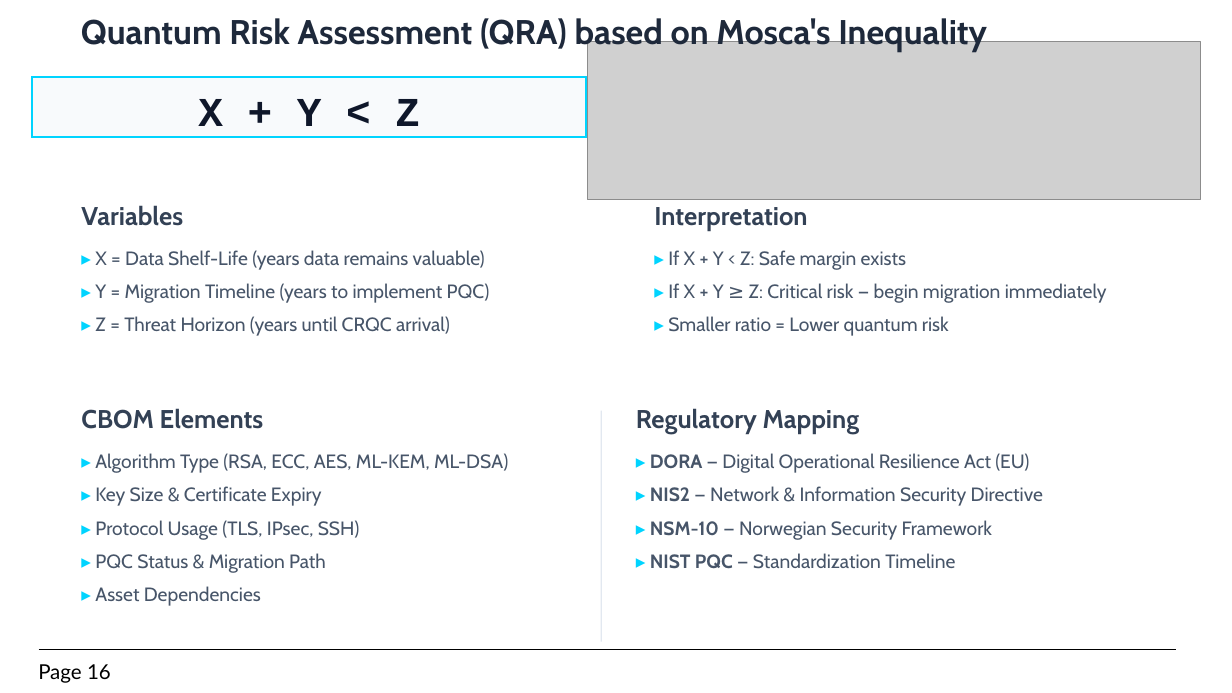
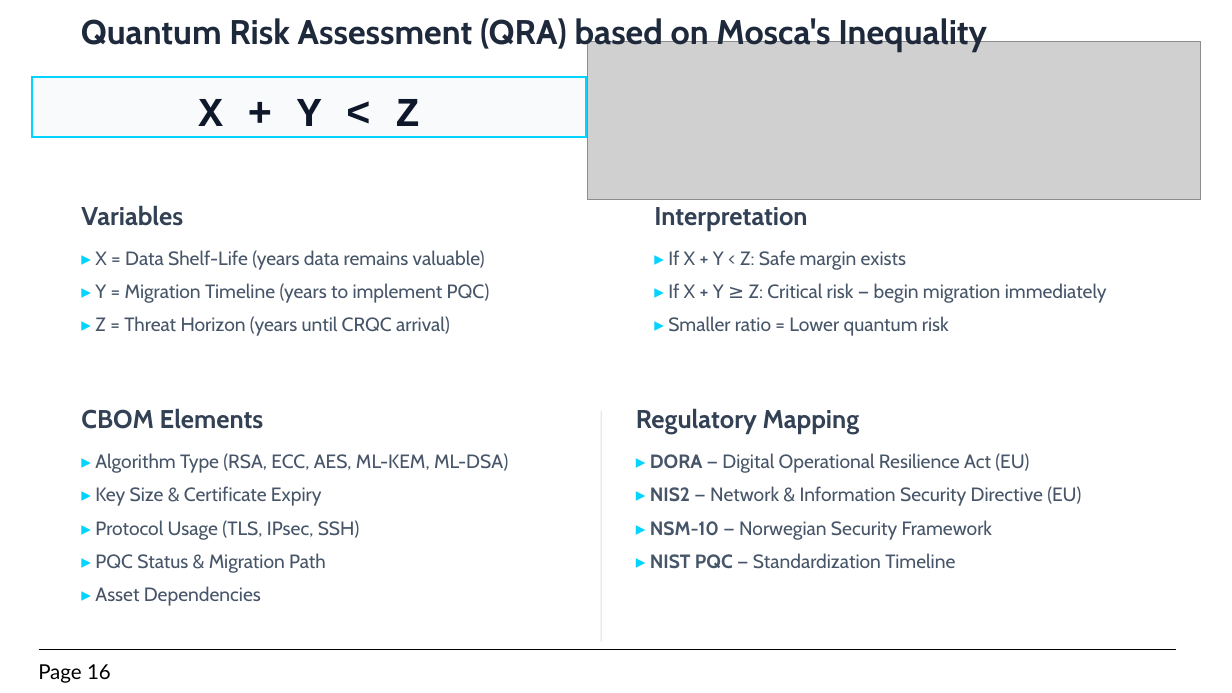
Before and after one commit to 7elmie/EGQCC, a slide deck: slide 16 of Presentations/5.Quantum Risk Assesment.pptx. Drawn at 1232x693 pixels with LibreOffice and Linux fonts; fonts in the diff are those of the drawing; grey boxes stand for pictures. Boxes give left, top, right and bottom in pixels: in the first picture for what was removed or moved away, otherwise in the second. Text is boxed around its words. In the diff, an @@ line names an element or a change of style, - is before the commit and + after.

Commit message:
Update Quantum Risk Assessment presentation

```diff
--- a/Presentations/5.Quantum Risk Assesment.pptx
+++ b/Presentations/5.Quantum Risk Assesment.pptx
@@ text at (650,486,1081,506): text changed @@
-▸ NIS2 — Network & Information Security Directive
+▸ NIS2 — Network & Information Security Directive (EU)
```
